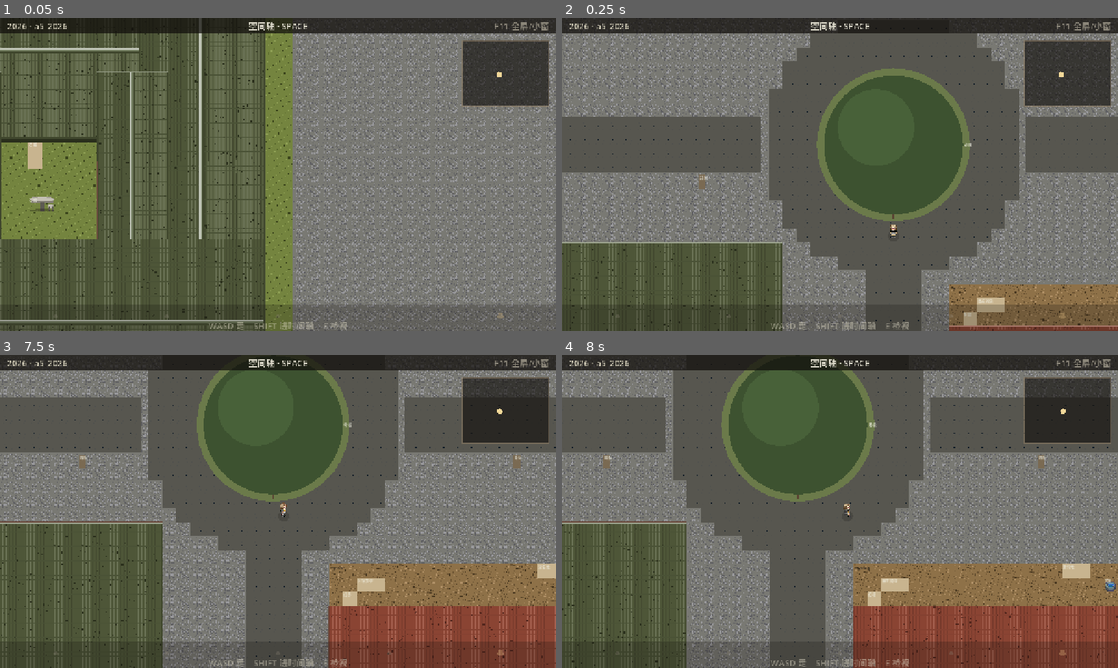
Above: before the commit, frames 1-4 (two rows, left to right).
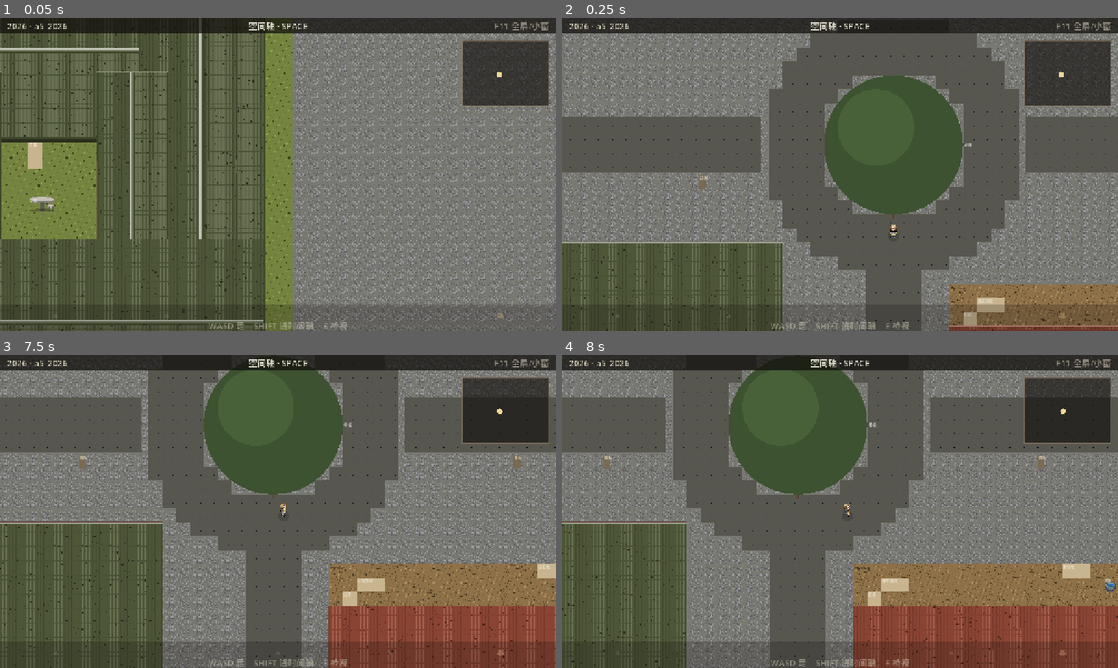
Above: after the commit, the same moments.

Repository: lyhtakeashot/liminal-shift
Game: Godot game, scene res://scenes/main.tscn
Two runs of this game, one before a commit and one after it. Both use one fixed random seed, a clock stepped at 60 frames per second and the inputs below.
Inputs (mouse positions are in pixels of both pictures, inside the frame that each line leads up to):
- Up to frame 1 (0.05 s): no input
- Up to frame 2 (0.25 s): no input
- Up to frame 3 (7.5 s): tap Enter (ui_accept) at 0.5, 0.77, 1.25, 1.52, 2, 2.75, 3.02, 3.5, 3.77, 4.25, 4.52, 6.02, 6.77 s; hold D (move_right) 0.53-1.28 s; hold I (archive) 0.53-1.28 s; click (278, 511) at 0.67 s; move the mouse to (166, 527) at 1.27 s; hold S (move_down) 1.28-2.03 s; tap E (inspect) at 1.35 s; move the mouse to (333, 442) at 2.02 s; hold D (move_right) 2.03-2.78 s; tap Shift (shift_axis) at 2.1 s; move the mouse to (250, 574) at 2.77 s; hold W (move_up) 2.78-3.53 s; tap Space at 2.85 s; click (250, 574) at 2.92 s; move the mouse to (444, 558) at 3.52 s; hold J 3.53-4.28 s; hold A (move_left) 3.53-5.03 s; move the mouse to (111, 464) at 4.27 s; tap G at 4.35 s; move the mouse to (305, 511) at 5.02 s; hold S (move_down) 5.03-5.78 s; hold Tab 5.03-5.78 s; click (305, 511) at 5.17 s; move the mouse to (194, 433) at 5.77 s; hold D (move_right) 5.78-6.53 s; tap F at 5.85 s; move the mouse to (400, 495) at 6.52 s; hold W (move_up) 6.53-7.28 s; hold Alt 6.53-7.28 s; move the mouse to (166, 527) at 7.27 s; hold D (move_right) from 7.28 s (still down); tap I (archive) at 7.35 s; click (166, 527) at 7.42 s
- Up to frame 4 (8 s): keep holding D (move_right); tap Enter (ui_accept) at 7.52 s

Frame 1 is identical in both runs. In frame 2, 1.9% of the frame differs, in the area x 45-74%, y 16-65%; in frame 3, 1.5%; in frame 4, 1.5%.

Commit message:
map v7: a4 郑家挪到环岛东侧（距环心 54.8→24.6 格）+ 内岛接地面瓦片去掉纯色圆盘

Diff:
--- a/_mdtest/tile_wire_check.gd
+++ b/_mdtest/tile_wire_check.gd
@@ -28,7 +28,7 @@
 const WORLD := Vector2(4800, 3600)
 
 ## 已知美术缺口：这些 label 现在只能画纯色（缺 32×32 瓦片），登记进 GAP 行。
-const KNOWN_GAP := ["岛", "山"]
+const KNOWN_GAP := ["山"]
 
 const WATER_PROBE := Color("#3f5f6e")   # river_tiles_l8 的主色（判「这里是水」）
 const GROUND_A4_PROBE := Color("#6f6a52")
--- a/data/frames.json
+++ b/data/frames.json
@@ -11061,7 +11061,7 @@
           "type": "house",
           "id": "zheng_a4",
           "pos": [
-            3456,
+            2432,
             1856
           ],
           "solid": true
--- a/scripts/asset_draw.gd
+++ b/scripts/asset_draw.gd
@@ -88,11 +88,12 @@
 }
 
 ## polygon 的 label → TILE_FILES 的 kind（§3.2 按 label 分派）。
-## 表里没有的 label（**岛 / 山**：美术还没交 roundabout_island_soil|green、山地表瓦片）
+## 表里没有的 label（**山**：美术还没交山地表瓦片）
 ## ⇒ 回空串 ⇒ 调用方保留纯色降级，缺口登记在 docs/FEEDBACK-asset-tile-wire-exec.md §2。
 const POLYGON_TILE_KIND := {
 	"河": "river",
 	"路": "road",
+	"岛": "ground",   # 内岛＝草地，复用地面瓦片（原先无图 ⇒ 纯色圆盘）
 }
 
 static var _tex_cache := {}
Not shown, changed: scenes/world/world_a4_2001.tscn
Not shown, added: docs/FEEDBACK-map-v7-exec.md
